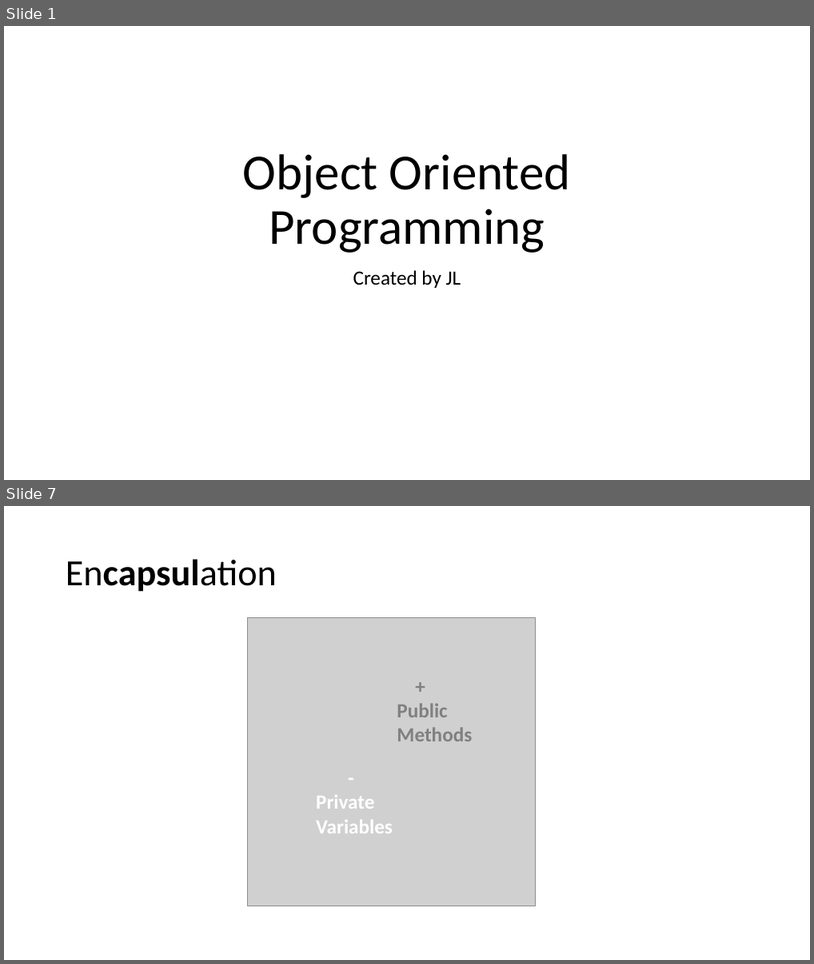
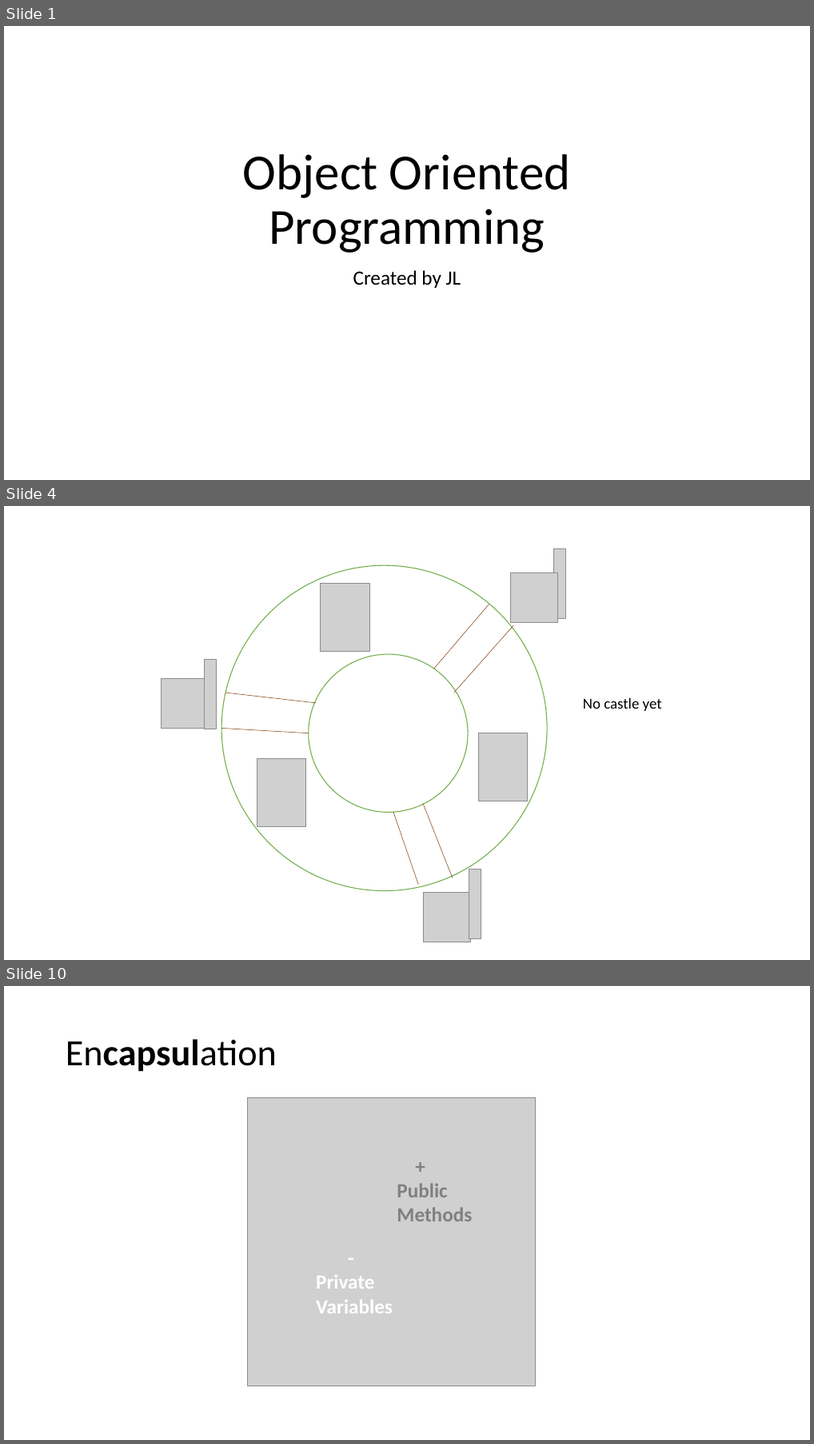
Before and after one commit to mcjavabootcamp/CourseWiki, a slide deck: TeachingMaterials/Object Oriented Programming.pptx. Shown one above the other, each under a label of ours: slides 1 and 7 before the commit, slides 1, 4 and 10 after it; the slides between them are not shown. The pictures are 814x964 and 814x1444 pixels, drawn with LibreOffice and Linux fonts; fonts in the diff are those of the drawing; grey boxes stand for pictures. Boxes give left, top, right and bottom in pixels: in the first picture for what was removed or moved away, otherwise in the second. Text is boxed around its words. In the diff, an @@ line names an element or a change of style, - is before the commit and + after.

```diff
--- a/TeachingMaterials/Object Oriented Programming.pptx
+++ b/TeachingMaterials/Object Oriented Programming.pptx
@@ slide 4 added at box(4, 506, 810, 960), background #FFFFFF @@
@@ picture added at box(554, 548, 566, 618) @@
@@ ellipse added at box(222, 565, 547, 891), outline #70AD47 1 pt @@
@@ picture added at box(510, 573, 558, 623) @@
@@ picture added at box(321, 584, 370, 651) @@
@@ line added from (434, 668) to (489, 604), #843C0B 0.5 pt @@
@@ line added from (454, 692) to (514, 625), #843C0B 0.5 pt @@
@@ picture added at box(204, 659, 216, 728) @@
@@ ellipse added at box(309, 654, 469, 812), outline #70AD47 1 pt @@
@@ picture added at box(162, 679, 209, 728) @@
@@ line added from (226, 692) to (316, 703), #843C0B 0.5 pt @@
@@ text added at box(583, 698, 662, 711), 18 pt, text #000000 @@
+No castle yet
@@ line added from (222, 728) to (309, 733), #843C0B 0.5 pt @@
@@ picture added at box(479, 733, 528, 800) @@
@@ picture added at box(257, 759, 306, 827) @@
@@ line added from (419, 884) to (394, 812), #843C0B 0.5 pt @@
@@ line added from (423, 803) to (453, 877), #843C0B 0.5 pt @@
@@ picture added at box(470, 869, 482, 939) @@
@@ picture added at box(423, 892, 471, 941) @@
@@ what was slide 7 is now slide 10 @@
```
Also in this commit, not shown: 3 slides changed, 4 other slides added, 8 other files.
